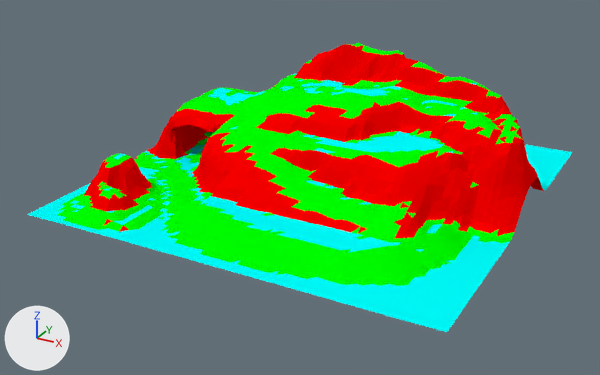
An edit to the Blender file src/assets/models/island/island.blend, drawn before and after from the same camera.
One viewpoint serves both versions: a 50 mm camera at (86.8, -170.0, 79.2) aimed at (-2.5, -7.7, -1.9). Lighting does not change. The marker at lower left points along +X, +Y and +Z. The picture after the commit comes second.
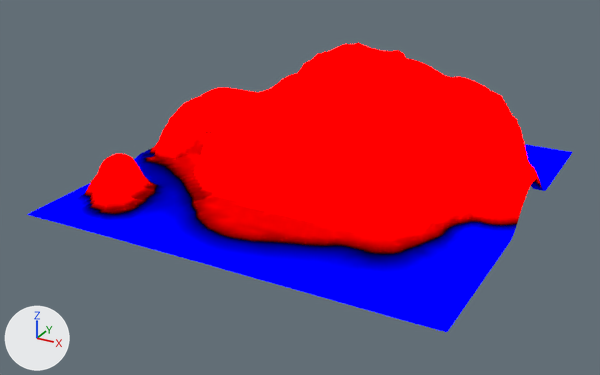
Commit message: island tweaks

Patch to the scene script:
```diff
--- a/src/assets/models/island/island.blend.py
+++ b/src/assets/models/island/island.blend.py
@@ mat_mat_water @@
+mat_mat_water = bpy.data.materials.new('mat_water')
+# nodes: BsdfDiffuse, CombineColor, Math, NewGeometry, OutputMaterial, SeparateXYZ
@@ me_plane_002 @@
 me_plane_002.from_pydata(...)  # 4789 vertices, 4656 faces, 1 loose edge; spans x -50.1..50.0, y -50.0..50.0, z -7.6..29.3
 # used by ob_plane; location = (0.0, 0.0, 0.0)
-me_plane_002.materials.append(mat_mat_stone)
+# me_plane_002 part 1: 435 of 4789 vertices moved; they spanned x -47.0..31.8, y -50.0..-7.6, z -2.4..7.4 and now span x -47.0..31.8, y -50.0..-7.6, z -2.3..7.6; mean shift (0.0, 0.0, 0.4); largest move (-34.8, -37.9, -2.1) -> (-34.8, -37.9, 3.8)
+me_plane_002.materials.append(mat_mat_water)
```

Location of each change, (x1, y1, x2, y2) in pixels of the pictures (600 x 375 px; the box of a moved part takes in the faces that stretch with it):
'Plane', recoloured, reshaped
    both: (27, 43, 572, 332)
part 1 of me_plane_002, moved or reshaped
    both: (56, 125, 399, 283)
